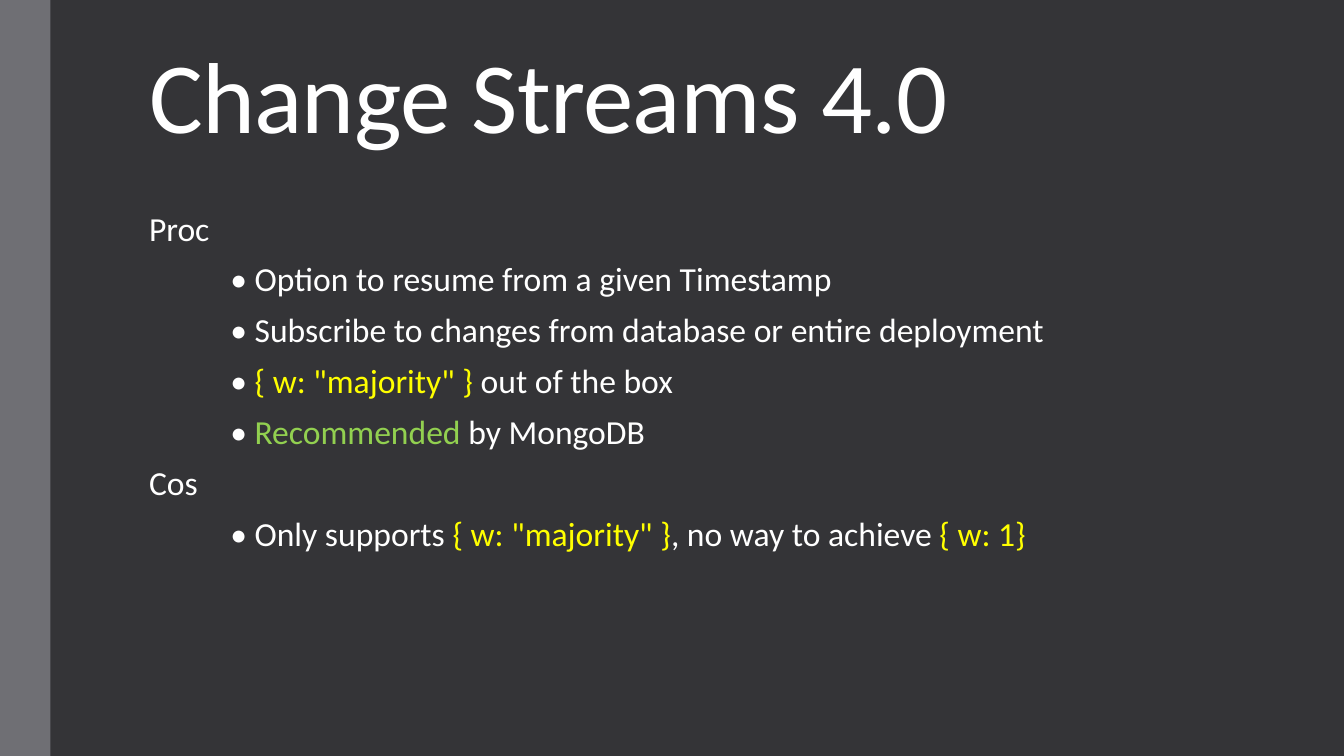
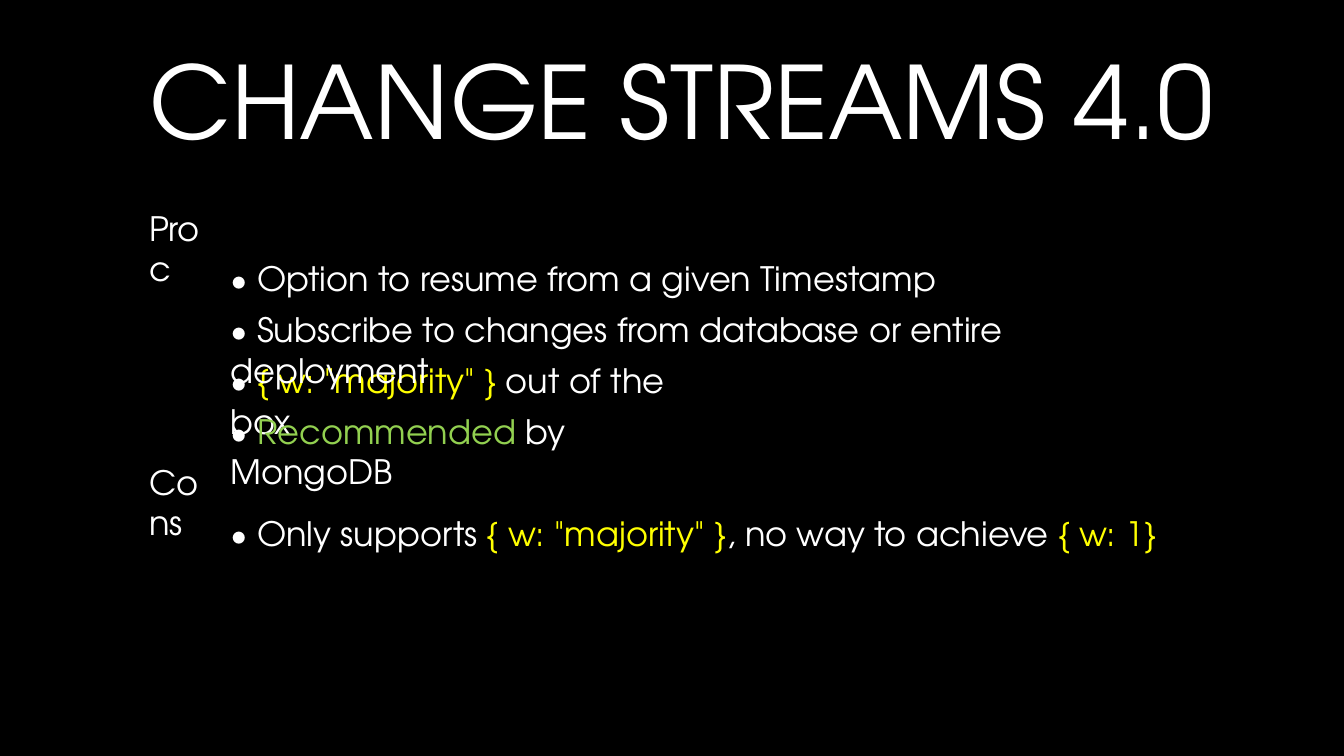
Before and after one commit to andrii-litvinov/event-driven-mongodb, a slide deck: slide 18 of t18-event-mongodb.pptx. Drawn at 1344x756 pixels with LibreOffice and Linux fonts; fonts in the diff are those of the drawing; background and template pictures are left out. Boxes give left, top, right and bottom in pixels: in the first picture for what was removed or moved away, otherwise in the second. Text is boxed around its words. In the diff, an @@ line names an element or a change of style, - is before the commit and + after.

```diff
--- a/t18-event-mongodb.pptx
+++ b/t18-event-mongodb.pptx
@@ background #353537 to picture (left out) @@
@@ rectangle removed at <box>0,0,50,756</box> @@
@@ title "CHANGE STREAMS 4.0" at <box>149,63,1214,141</box>: vertical alignment bottom to middle @@
@@ title at <box>149,63,1214,141</box>: text changed; font Calibri to TeX Gyre Adventor @@
-Change Streams 4.0
+CHANGE STREAMS 4.0
@@ font Calibri to TeX Gyre Adventor in 6 elements at <box>230,358,665,445</box>, <box>230,316,1002,399</box>, <box>139,203,221,253</box>, <box>230,415,566,492</box>, <box>257,520,1157,554</box>, <box>257,265,937,299</box> @@
@@ text added at <box>139,457,227,507</box>, 24 pt, text #FFFFFF @@
+Cons
@@ text removed at <box>149,473,198,496</box> @@
-Cos
```
Also in this commit, not shown: 14 other slides changed, 8 slides added, 6 slides removed, 4 other files.
